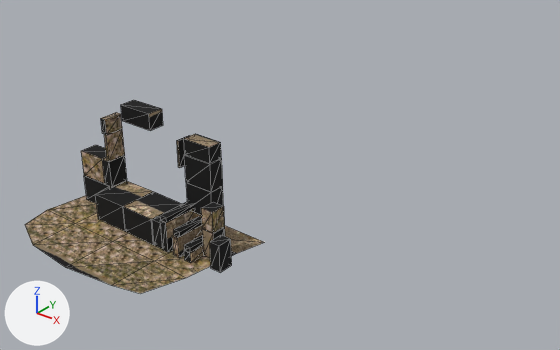
The glTF model godot/project/assets/forest_rescue/landmarks/lf_env_ruined_watchpost_LOD2.glb, before and after one commit.
Both versions are drawn from a camera (50 mm lens) standing at (26.0, -22.6, 18.7) and looking at (0.4, 9.4, -1.1). Every picture has the same lights, and +X, +Y and +Z are marked at lower left. The older version comes first. Mesh edges are drawn as thin lines. Where no turn or scale is listed for an object, it has been applied to the vertices. Vertices at exactly the same position are counted once.

The first picture shows 'lf_env_ruined_watchpost_LOD2', 'lf_env_ruined_watchpost_base_LOD2'.
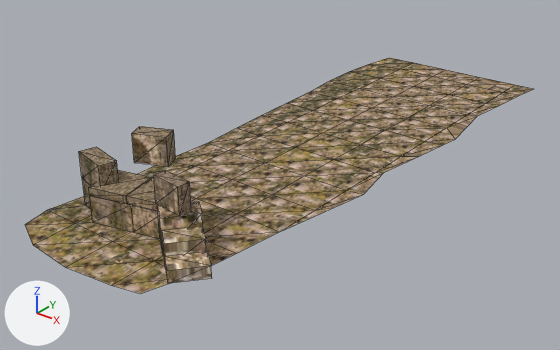
The change, as a diff of the scene's bpy script:
```diff
--- a/godot/project/assets/forest_rescue/landmarks/lf_env_ruined_watchpost_LOD2.glb.py
+++ b/godot/project/assets/forest_rescue/landmarks/lf_env_ruined_watchpost_LOD2.glb.py
@@ me_lf_env_ruined_watchpost_base_lod2 @@
-me_lf_env_ruined_watchpost_base_lod2.from_pydata(...)  # 20 vertices, 24 faces; spans x -5.4..5.8, y -5.69..1.5, z -0.07..0.02
+me_lf_env_ruined_watchpost_base_lod2.from_pydata(...)  # 81 vertices, 124 faces; spans x -5.35..7.21, y -5.69..30.0, z -0.07..0.02
+# me_lf_env_ruined_watchpost_base_lod2 part 1
+# 5 vertices are removed from x -5.4..5.8, y 1.5, z -0.05..-0.03
+# 8 faces are deleted
+# 59 vertices are added at x -5.35..7.21, y 2.59..30.0, z -0.07..0.02
+# 7 new vertices lie (2.8, 0.0, 0.01) away from vertices in x -2.6..3.0, y 5.49..30.0, z -0.05..-0.02
+# 108 new faces join them
+# me_lf_env_ruined_watchpost_base_lod2 part 2: 16 kept faces spanning x -4.8..5.44, y -5.69..0.07, z -0.07..0.02 get new texture (UV) coordinates
 me_lf_env_ruined_watchpost_base_lod2.materials.append(mat_lf_env_ruined_watchpost_lod2_ground)
@@ me_lf_env_ruined_watchpost_lod2 @@
-me_lf_env_ruined_watchpost_lod2.from_pydata(...)  # 192 vertices, 228 faces; spans x -4.09..5.99, y -2.0..0.85, z 0.0..5.46
+me_lf_env_ruined_watchpost_lod2.from_pydata(...)  # 88 vertices, 110 faces; spans x -3.71..5.98, y -3.79..0.77, z 0.0..4.93
+# me_lf_env_ruined_watchpost_lod2 part 3: the loose piece of 8 vertices spanning x -1.99..-0.01, y -1.98..-0.02, z 0.02..1.38 is rebuilt with 8 vertices and now spans x -2.48..0.35, y -2.35..0.34, z 0.02..1.48
+# me_lf_env_ruined_watchpost_lod2 part 4: the loose piece of 8 vertices spanning x 0.0..2.0, y -1.99..-0.01, z 0.02..1.38 is rebuilt with 8 vertices and now spans x -0.14..2.07, y -1.76..0.77, z 0.02..1.48
+# me_lf_env_ruined_watchpost_lod2 part 5: 21 loose pieces with 168 vertices, spanning x -4.09..5.99, y -2.0..0.85, z 0.0..5.46, are deleted
+# me_lf_env_ruined_watchpost_lod2 part 6
+# 8 vertices are removed from x -4.09..-2.5, y -1.0..0.0, z 1.42..2.78
+# 10 faces are deleted
+# 40 vertices are added at x -3.71..5.05, y -3.04..0.77, z 0.0..3.46
+# 8 new vertices lie (0.93, -0.75, 0.0) away from vertices in x 2.96..5.05, y -3.04..-0.87, z 0.0..1.3
+# 8 new vertices lie (0.0, 0.0, 1.47) away from vertices in x -0.13..3.6, y -1.69..0.27, z 1.96..3.46
+# 8 new vertices lie (0.0, 0.0, 1.46) away from vertices in x -3.71..-1.39, y -1.91..-0.45, z 0.02..1.52
+# 8 new vertices lie (0.0, 0.0, 0.41) away from vertices in x -2.48..2.07, y -2.36..0.77, z 1.52
+# 90 new faces join them
 me_lf_env_ruined_watchpost_lod2.materials.append(mat_lf_env_ruined_watchpost_lod2_stone)
```

Where the change shows, as pixel boxes [x1, y1, x2, y2] in the pictures (560 x 350 px):
'lf_env_ruined_watchpost_base_LOD2', reshaped
    before: [25, 196, 264, 294]
    after: [25, 58, 533, 294]
'lf_env_ruined_watchpost_LOD2', reshaped (12% narrower, 9% shorter)
    before: [81, 100, 232, 272]
    after: [79, 126, 212, 283]
part 1 of me_lf_env_ruined_watchpost_base_lod2, built on
    before: [225, 226, 264, 253]
    after: [138, 58, 533, 253]
part 2 of me_lf_env_ruined_watchpost_base_lod2, surface changed
    both: [25, 196, 237, 294]
part 3 of me_lf_env_ruined_watchpost_lod2, rebuilt
    before: [95, 181, 153, 231]
    after: [90, 195, 134, 232]
part 4 of me_lf_env_ruined_watchpost_lod2, rebuilt
    before: [123, 192, 181, 245]
    after: [131, 205, 160, 239]
part 5 of me_lf_env_ruined_watchpost_lod2, deleted
    before: [84, 100, 232, 272]
part 6 of me_lf_env_ruined_watchpost_lod2, built on
    before: [81, 145, 107, 183]
    after: [79, 126, 212, 283]
